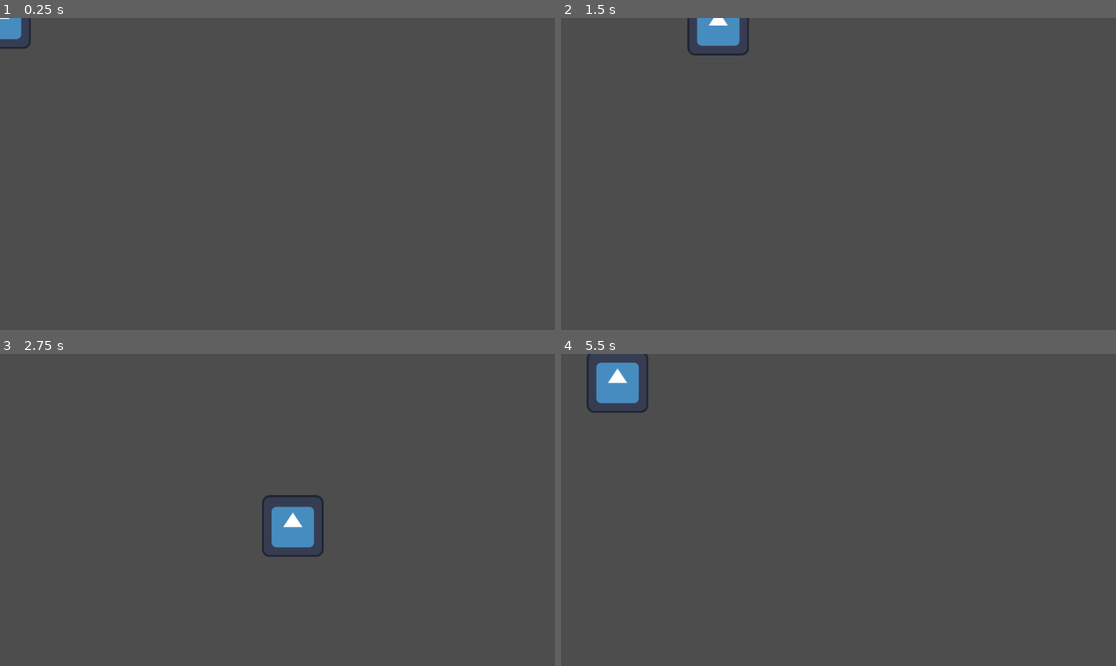
Above: before the commit, frames 1-4 (two rows, left to right).
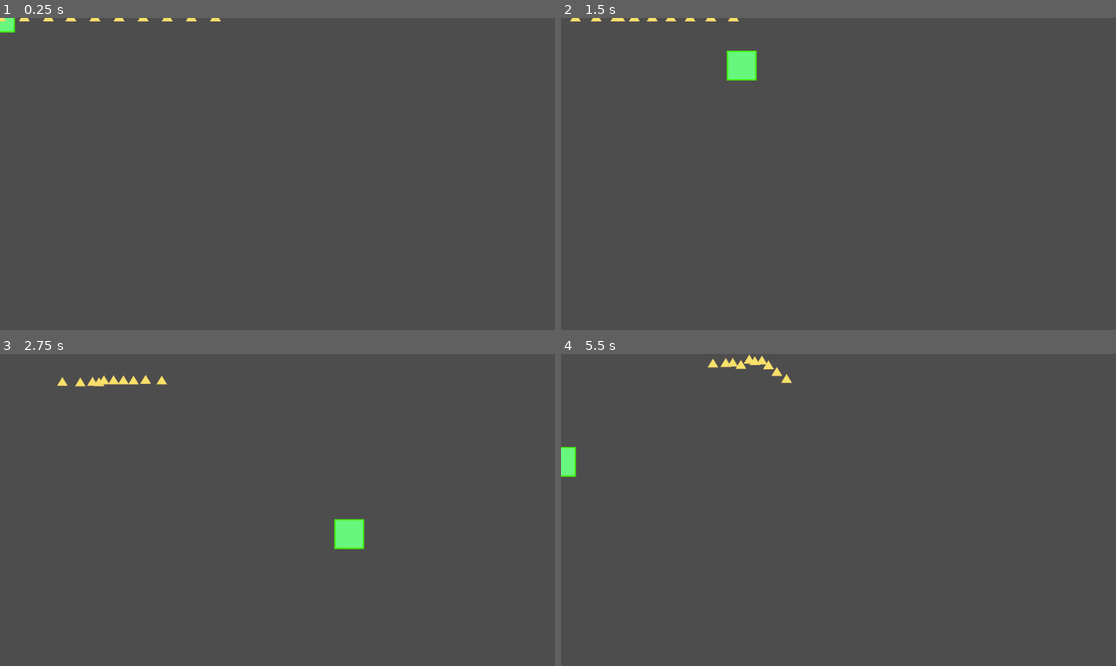
Above: after the commit, the same moments.

Repository: aapolipponen/daydream-game-jam
Game: Godot game, scene res://Player/player.tscn
Two runs of this game, one before a commit and one after it. Both use one fixed random seed, a clock stepped at 60 frames per second and the inputs below. Before the commit the project has no main scene; this scene is started directly in both runs. The engine's default icon, where the game draws it, is replaced by a stand-in: a white triangle on a blue panel in a dark square.
Inputs (mouse positions are in pixels of both pictures, inside the frame that each line leads up to):
- Up to frame 1 (0.25 s): no input
- Up to frame 2 (1.5 s): tap Enter at 0.5 s; move the mouse to (960, 158) at 0.52 s; hold D (right) 0.53-1.28 s; move the mouse to (727, 189) at 1.27 s; hold S (down) from 1.28 s (still down)
- Up to frame 3 (2.75 s): move the mouse to (333, 441) at 2.02 s; release S (down) at 2.03 s; hold D (right) from 2.03 s (still down)
- Up to frame 4 (5.5 s): move the mouse to (810, 572) at 2.77 s; release D (right) at 2.78 s; hold W (up) 2.78-3.53 s; move the mouse to (1005, 556) at 3.52 s; hold A (left) 3.53-5.03 s; move the mouse to (672, 463) at 4.27 s; move the mouse to (866, 510) at 5.02 s; hold S (down) from 5.03 s (still down)

The runs differ from the first frame. In frame 1, 0.5% of the frame differs, in the area x 0-40%, y 0-10%; in frame 2, 1.5%; in frame 3, 2.2%, in the area x 10-66%, y 6-66%; in frame 4, 1.8%.

Commit message:
Updated triangle stuff

Diff:
--- /dev/null
+++ b/Player/PlayerSprite.svg
@@ -0,0 +1,70 @@
+<?xml version="1.0" encoding="UTF-8"?>
+<!DOCTYPE svg PUBLIC "-//W3C//DTD SVG 1.1//EN" "http://www.w3.org/Graphics/SVG/1.1/DTD/svg11.dtd">
+<svg version="1.2" width="210mm" height="297mm" viewBox="0 0 21000 29700" preserveAspectRatio="xMidYMid" fill-rule="evenodd" stroke-width="28.222" stroke-linejoin="round" xmlns="http://www.w3.org/2000/svg" xmlns:ooo="http://xml.openoffice.org/svg/export" xmlns:xlink="http://www.w3.org/1999/xlink" xmlns:presentation="http://sun.com/xmlns/staroffice/presentation" xmlns:smil="http://www.w3.org/2001/SMIL20/" xmlns:anim="urn:oasis:names:tc:opendocument:xmlns:animation:1.0" xmlns:svg="urn:oasis:names:tc:opendocument:xmlns:svg-compatible:1.0" xml:space="preserve">
+ <defs class="ClipPathGroup">
+  <clipPath id="presentation_clip_path" clipPathUnits="userSpaceOnUse">
+   <rect x="0" y="0" width="21000" height="29700"/>
+  </clipPath>
+  <clipPath id="presentation_clip_path_shrink" clipPathUnits="userSpaceOnUse">
+   <rect x="21" y="29" width="20958" height="29641"/>
+  </clipPath>
+ </defs>
+ <defs class="TextShapeIndex">
+  <g ooo:slide="id1" ooo:id-list="id3"/>
+ </defs>
+ <defs class="EmbeddedBulletChars">
+  <g id="bullet-char-template-57356" transform="scale(0.00048828125,-0.00048828125)">
+   <path d="M 580,1141 L 1163,571 580,0 -4,571 580,1141 Z"/>
+  </g>
+  <g id="bullet-char-template-57354" transform="scale(0.00048828125,-0.00048828125)">
+   <path d="M 8,1128 L 1137,1128 1137,0 8,0 8,1128 Z"/>
+  </g>
+  <g id="bullet-char-template-10146" transform="scale(0.00048828125,-0.00048828125)">
+   <path d="M 174,0 L 602,739 174,1481 1456,739 174,0 Z M 1358,739 L 309,1346 659,739 1358,739 Z"/>
+  </g>
+  <g id="bullet-char-template-10132" transform="scale(0.00048828125,-0.00048828125)">
+   <path d="M 2015,739 L 1276,0 717,0 1260,543 174,543 174,936 1260,936 717,1481 1274,1481 2015,739 Z"/>
+  </g>
+  <g id="bullet-char-template-10007" transform="scale(0.00048828125,-0.00048828125)">
+   <path d="M 0,-2 C -7,14 -16,27 -25,37 L 356,567 C 262,823 215,952 215,954 215,979 228,992 255,992 264,992 276,990 289,987 310,991 331,999 354,1012 L 381,999 492,748 772,1049 836,1024 860,1049 C 881,1039 901,1025 922,1006 886,937 835,863 770,784 769,783 710,716 594,584 L 774,223 C 774,196 753,168 711,139 L 727,119 C 717,90 699,76 672,76 641,76 570,178 457,381 L 164,-76 C 142,-110 111,-127 72,-127 30,-127 9,-110 8,-76 1,-67 -2,-52 -2,-32 -2,-23 -1,-13 0,-2 Z"/>
+  </g>
+  <g id="bullet-char-template-10004" transform="scale(0.00048828125,-0.00048828125)">
+   <path d="M 285,-33 C 182,-33 111,30 74,156 52,228 41,333 41,471 41,549 55,616 82,672 116,743 169,778 240,778 293,778 328,747 346,684 L 369,508 C 377,444 397,411 428,410 L 1163,1116 C 1174,1127 1196,1133 1229,1133 1271,1133 1292,1118 1292,1087 L 1292,965 C 1292,929 1282,901 1262,881 L 442,47 C 390,-6 338,-33 285,-33 Z"/>
+  </g>
+  <g id="bullet-char-template-9679" transform="scale(0.00048828125,-0.00048828125)">
+   <path d="M 813,0 C 632,0 489,54 383,161 276,268 223,411 223,592 223,773 276,916 383,1023 489,1130 632,1184 813,1184 992,1184 1136,1130 1245,1023 1353,916 1407,772 1407,592 1407,412 1353,268 1245,161 1136,54 992,0 813,0 Z"/>
+  </g>
+  <g id="bullet-char-template-8226" transform="scale(0.00048828125,-0.00048828125)">
+   <path d="M 346,457 C 273,457 209,483 155,535 101,586 74,649 74,723 74,796 101,859 155,911 209,963 273,989 346,989 419,989 480,963 531,910 582,859 608,796 608,723 608,648 583,586 532,535 482,483 420,457 346,457 Z"/>
+  </g>
+  <g id="bullet-char-template-8211" transform="scale(0.00048828125,-0.00048828125)">
+   <path d="M -4,459 L 1135,459 1135,606 -4,606 -4,459 Z"/>
+  </g>
+  <g id="bullet-char-template-61548" transform="scale(0.00048828125,-0.00048828125)">
+   <path d="M 173,740 C 173,903 231,1043 346,1159 462,1274 601,1332 765,1332 928,1332 1067,1274 1183,1159 1299,1043 1357,903 1357,740 1357,577 1299,437 1183,322 1067,206 928,148 765,148 601,148 462,206 346,322 231,437 173,577 173,740 Z"/>
+  </g>
+ </defs>
+ <g>
+  <g id="id2" class="Master_Slide">
+   <g id="bg-id2" class="Background"/>
+   <g id="bo-id2" class="BackgroundObjects"/>
+  </g>
+ </g>
+ <g class="SlideGroup">
+  <g>
+   <g id="container-id1">
+    <g id="id1" class="Slide" clip-path="url(#presentation_clip_path)">
+     <g class="Page">
+      <g class="com.sun.star.drawing.CustomShape">
+       <g id="id3">
+        <rect class="BoundingBox" stroke="none" fill="none" x="5788" y="6038" width="9425" height="9425"/>
+        <path fill="rgb(104,247,125)" stroke="none" d="M 10500,15250 L 6000,15250 6000,6250 15000,6250 15000,15250 10500,15250 Z "/>
+        <path fill="none" stroke="rgb(66,240,12)" stroke-width="423" stroke-linejoin="round" d="M 10500,15250 L 6000,15250 6000,6250 15000,6250 15000,15250 10500,15250 Z "/>
+       </g>
+      </g>
+     </g>
+    </g>
+   </g>
+  </g>
+ </g>
+</svg>
--- a/Player/player.tscn
+++ b/Player/player.tscn
@@ -1,7 +1,8 @@
-[gd_scene load_steps=4 format=3 uid="uid://cdchti6oipqbh"]
+[gd_scene load_steps=5 format=3 uid="uid://cdchti6oipqbh"]
 
 [ext_resource type="Script" uid="uid://umia7332wdn6" path="res://Player/player.gd" id="1_4ntmi"]
-[ext_resource type="Texture2D" uid="uid://b5n8mqx0r8yne" path="res://icon.svg" id="2_btcbx"]
+[ext_resource type="Texture2D" uid="uid://c3jykr1irbr1c" path="res://Player/PlayerSprite.svg" id="2_btcbx"]
+[ext_resource type="Script" uid="uid://b7frhtkp084ku" path="res://Player/triangle_manager.gd" id="3_btcbx"]
 
 [sub_resource type="RectangleShape2D" id="RectangleShape2D_px5sl"]
 size = Vector2(64, 64)
@@ -9,9 +10,15 @@
 [node name="Player" type="CharacterBody2D" groups=["player"]]
 motion_mode = 1
 script = ExtResource("1_4ntmi")
+mass = 10000.0
 
 [node name="CollisionShape2D" type="CollisionShape2D" parent="."]
 shape = SubResource("RectangleShape2D_px5sl")
 
 [node name="Sprite2D" type="Sprite2D" parent="."]
+position = Vector2(-4.7683716e-07, 26)
+scale = Vector2(0.17490552, 0.17490551)
 texture = ExtResource("2_btcbx")
+
+[node name="TriangleManager" type="Node" parent="."]
+script = ExtResource("3_btcbx")
--- /dev/null
+++ b/Player/triangle_manager.gd
@@ -0,0 +1,119 @@
+extends Node
+
+@export var triangle_count: int = 10
+@export var follow_distance: float = 100.0
+@export var follow_speed: float = 100.0
+@export var follow_smoothing: float = 100.0
+
+var triangle_scene: PackedScene = preload("res://Triangle/triangle.tscn")
+var triangles: Array = []
+var player: Node2D = null
+
+func _ready() -> void:
+	# Get player reference once
+	player = get_tree().get_first_node_in_group("player")
+	if player == null:
+		push_error("No player found in 'player' group!")
+		return
+
+
+	spawn_triangles(triangle_count)
+
+
+func set_triangle_count(new_count: int) -> void:
+	if new_count == triangle_count:
+		return
+	triangle_count = new_count
+	update_triangles()
+
+func spawn_triangles(count: int) -> void:
+	for t in triangles:
+		if is_instance_valid(t):
+			t.queue_free()
+	triangles.clear()
+	for i in range(count):
+		var triangle = triangle_scene.instantiate()
+		add_child(triangle)
+		triangle.position = Vector2(50 * i, 0)
+
+		triangles.append(triangle)
+
+func update_triangles() -> void:
+	var current = triangles.size()
+	if triangle_count > current:
+		for i in range(triangle_count - current):
+			var triangle = triangle_scene.instantiate()
+			add_child(triangle)
+			triangle.position = Vector2(50 * (current + i), 0)
+
+			triangles.append(triangle)
+	elif triangle_count < current:
+		for i in range(current - triangle_count):
+			var triangle = triangles.pop_back()
+			if is_instance_valid(triangle):
+				triangle.queue_free()
+
+func update_triangle_following(delta: float) -> void:
+	for triangle in triangles:
+		if not is_instance_valid(triangle):
+			continue
+
+		var distance_to_player = player.global_position.distance_to(triangle.global_position)
+
+		# Only follow if beyond the follow distance
+		if distance_to_player > follow_distance:
+			var direction = (player.global_position - triangle.global_position).normalized()
+
+			# Retrieve current velocity stored in metadata (default to zero)
+			var vel: Vector2 = triangle.get_meta("vel") if triangle.has_meta("vel") else Vector2.ZERO
+
+			# Compute target velocity toward the player
+			var target_velocity: Vector2 = direction * follow_speed
+
+			# Smoothly interpolate velocity
+			vel = vel.move_toward(target_velocity, follow_smoothing * delta)
+
+			# Store updated velocity
+			triangle.set_meta("vel", vel)
+
+			# Move triangle manually (Area2D has no built-in physics movement)
+			triangle.position += vel * delta
+
+		else:
+			# Gradually slow down when within follow distance
+			var vel: Vector2 = triangle.get_meta("vel") if triangle.has_meta("vel") else Vector2.ZERO
+			vel = vel.move_toward(Vector2.ZERO, follow_smoothing * delta)
+			triangle.set_meta("vel", vel)
+			triangle.position += vel * delta
+
+	# --- Helper to make triangles avoid overlapping with each other ---
+const SEPARATION_DISTANCE: float = 200.0
+const SEPARATION_FORCE: float = 2000.0
+
+func _apply_separation(delta: float) -> void:
+	for i in range(triangles.size()):
+		var a: Node2D = triangles[i]
+		if not is_instance_valid(a):
+			continue
+		var a_vel: Vector2 = a.get_meta("vel") if a.has_meta("vel") else Vector2.ZERO
+		for j in range(i + 1, triangles.size()):
+			var b: Node2D = triangles[j]
+			if not is_instance_valid(b):
+				continue
+			var diff: Vector2 = a.global_position - b.global_position
+			var dist_sq: float = diff.length_squared()
+			if dist_sq == 0 or dist_sq > SEPARATION_DISTANCE * SEPARATION_DISTANCE:
+				continue
+			var dir: Vector2 = diff.normalized()
+			var push: Vector2 = dir * SEPARATION_FORCE * delta / max(dist_sq, 1)
+			a_vel += push
+			var b_vel: Vector2 = b.get_meta("vel") if b.has_meta("vel") else Vector2.ZERO
+			b_vel -= push
+			a.set_meta("vel", a_vel)
+			b.set_meta("vel", b_vel)
+
+func _process(delta: float) -> void:
+	if player == null or not is_instance_valid(player):
+		return
+	update_triangle_following(delta)
+	_apply_separation(delta)
--- /dev/null
+++ b/Triangle/TriangleSprite.svg
@@ -0,0 +1,70 @@
+<?xml version="1.0" encoding="UTF-8"?>
+<!DOCTYPE svg PUBLIC "-//W3C//DTD SVG 1.1//EN" "http://www.w3.org/Graphics/SVG/1.1/DTD/svg11.dtd">
+<svg version="1.2" width="210mm" height="297mm" viewBox="0 0 21000 29700" preserveAspectRatio="xMidYMid" fill-rule="evenodd" stroke-width="28.222" stroke-linejoin="round" xmlns="http://www.w3.org/2000/svg" xmlns:ooo="http://xml.openoffice.org/svg/export" xmlns:xlink="http://www.w3.org/1999/xlink" xmlns:presentation="http://sun.com/xmlns/staroffice/presentation" xmlns:smil="http://www.w3.org/2001/SMIL20/" xmlns:anim="urn:oasis:names:tc:opendocument:xmlns:animation:1.0" xmlns:svg="urn:oasis:names:tc:opendocument:xmlns:svg-compatible:1.0" xml:space="preserve">
+ <defs class="ClipPathGroup">
+  <clipPath id="presentation_clip_path" clipPathUnits="userSpaceOnUse">
+   <rect x="0" y="0" width="21000" height="29700"/>
+  </clipPath>
+  <clipPath id="presentation_clip_path_shrink" clipPathUnits="userSpaceOnUse">
+   <rect x="21" y="29" width="20958" height="29641"/>
+  </clipPath>
+ </defs>
+ <defs class="TextShapeIndex">
+  <g ooo:slide="id1" ooo:id-list="id3"/>
+ </defs>
+ <defs class="EmbeddedBulletChars">
+  <g id="bullet-char-template-57356" transform="scale(0.00048828125,-0.00048828125)">
+   <path d="M 580,1141 L 1163,571 580,0 -4,571 580,1141 Z"/>
+  </g>
+  <g id="bullet-char-template-57354" transform="scale(0.00048828125,-0.00048828125)">
+   <path d="M 8,1128 L 1137,1128 1137,0 8,0 8,1128 Z"/>
+  </g>
+  <g id="bullet-char-template-10146" transform="scale(0.00048828125,-0.00048828125)">
+   <path d="M 174,0 L 602,739 174,1481 1456,739 174,0 Z M 1358,739 L 309,1346 659,739 1358,739 Z"/>
+  </g>
+  <g id="bullet-char-template-10132" transform="scale(0.00048828125,-0.00048828125)">
+   <path d="M 2015,739 L 1276,0 717,0 1260,543 174,543 174,936 1260,936 717,1481 1274,1481 2015,739 Z"/>
+  </g>
+  <g id="bullet-char-template-10007" transform="scale(0.00048828125,-0.00048828125)">
+   <path d="M 0,-2 C -7,14 -16,27 -25,37 L 356,567 C 262,823 215,952 215,954 215,979 228,992 255,992 264,992 276,990 289,987 310,991 331,999 354,1012 L 381,999 492,748 772,1049 836,1024 860,1049 C 881,1039 901,1025 922,1006 886,937 835,863 770,784 769,783 710,716 594,584 L 774,223 C 774,196 753,168 711,139 L 727,119 C 717,90 699,76 672,76 641,76 570,178 457,381 L 164,-76 C 142,-110 111,-127 72,-127 30,-127 9,-110 8,-76 1,-67 -2,-52 -2,-32 -2,-23 -1,-13 0,-2 Z"/>
+  </g>
+  <g id="bullet-char-template-10004" transform="scale(0.00048828125,-0.00048828125)">
+   <path d="M 285,-33 C 182,-33 111,30 74,156 52,228 41,333 41,471 41,549 55,616 82,672 116,743 169,778 240,778 293,778 328,747 346,684 L 369,508 C 377,444 397,411 428,410 L 1163,1116 C 1174,1127 1196,1133 1229,1133 1271,1133 1292,1118 1292,1087 L 1292,965 C 1292,929 1282,901 1262,881 L 442,47 C 390,-6 338,-33 285,-33 Z"/>
+  </g>
+  <g id="bullet-char-template-9679" transform="scale(0.00048828125,-0.00048828125)">
+   <path d="M 813,0 C 632,0 489,54 383,161 276,268 223,411 223,592 223,773 276,916 383,1023 489,1130 632,1184 813,1184 992,1184 1136,1130 1245,1023 1353,916 1407,772 1407,592 1407,412 1353,268 1245,161 1136,54 992,0 813,0 Z"/>
+  </g>
+  <g id="bullet-char-template-8226" transform="scale(0.00048828125,-0.00048828125)">
+   <path d="M 346,457 C 273,457 209,483 155,535 101,586 74,649 74,723 74,796 101,859 155,911 209,963 273,989 346,989 419,989 480,963 531,910 582,859 608,796 608,723 608,648 583,586 532,535 482,483 420,457 346,457 Z"/>
+  </g>
+  <g id="bullet-char-template-8211" transform="scale(0.00048828125,-0.00048828125)">
+   <path d="M -4,459 L 1135,459 1135,606 -4,606 -4,459 Z"/>
+  </g>
+  <g id="bullet-char-template-61548" transform="scale(0.00048828125,-0.00048828125)">
+   <path d="M 173,740 C 173,903 231,1043 346,1159 462,1274 601,1332 765,1332 928,1332 1067,1274 1183,1159 1299,1043 1357,903 1357,740 1357,577 1299,437 1183,322 1067,206 928,148 765,148 601,148 462,206 346,322 231,437 173,577 173,740 Z"/>
+  </g>
+ </defs>
+ <g>
+  <g id="id2" class="Master_Slide">
+   <g id="bg-id2" class="Background"/>
+   <g id="bo-id2" class="BackgroundObjects"/>
+  </g>
+ </g>
+ <g class="SlideGroup">
+  <g>
+   <g id="container-id1">
+    <g id="id1" class="Slide" clip-path="url(#presentation_clip_path)">
+     <g class="Page">
+      <g class="com.sun.star.drawing.CustomShape">
+       <g id="id3">
+        <rect class="BoundingBox" stroke="none" fill="none" x="3788" y="6038" width="8926" height="7426"/>
+        <path fill="rgb(247,226,104)" stroke="none" d="M 8250,6250 L 12501,13251 4000,13251 8250,6250 Z "/>
+        <path fill="none" stroke="rgb(245,201,110)" stroke-width="423" stroke-linejoin="round" d="M 8250,6250 L 12501,13251 4000,13251 8250,6250 Z "/>
+       </g>
+      </g>
+     </g>
+    </g>
+   </g>
+  </g>
+ </g>
+</svg>
--- a/Triangle/triangle.tscn
+++ b/Triangle/triangle.tscn
@@ -1,11 +1,16 @@
 [gd_scene load_steps=2 format=3 uid="uid://glg2jenobeuq"]
 
-[sub_resource type="ConvexPolygonShape2D" id="ConvexPolygonShape2D_y0561"]
-points = PackedVector2Array(-16, 0, 0, -28, 16, 0)
+[ext_resource type="Texture2D" uid="uid://b58o24pn2lssx" path="res://Triangle/TriangleSprite.svg" id="1_senr7"]
 
-[node name="Triangle" type="RigidBody2D"]
+[node name="Triangle" type="Area2D"]
+collision_layer = 2
+collision_mask = 2
 
-[node name="CollisionShape2D" type="CollisionShape2D" parent="."]
-shape = SubResource("ConvexPolygonShape2D_y0561")
+[node name="Sprite2D" type="Sprite2D" parent="."]
+position = Vector2(6, 10)
+scale = Vector2(0.065, 0.065)
+texture = ExtResource("1_senr7")
 
-[node name="Sprite2D" type="Sprite2D" parent="CollisionShape2D"]
+[node name="CollisionPolygon2D" type="CollisionPolygon2D" parent="."]
+position = Vector2(0, -3)
+polygon = PackedVector2Array(0, -8.66, -10, 10, 10, 10)
--- a/project.godot
+++ b/project.godot
@@ -11,6 +11,7 @@
 [application]
 
 config/name="daydream-game-jam"
+run/main_scene="uid://cdchti6oipqbh"
 config/features=PackedStringArray("4.5", "Forward Plus")
 config/icon="res://icon.svg"
 
Not shown, added: Player/PlayerSprite.svg.import
Not shown, added: Player/triangle_manager.gd.uid
Not shown, added: Triangle/TriangleSprite.svg.import
